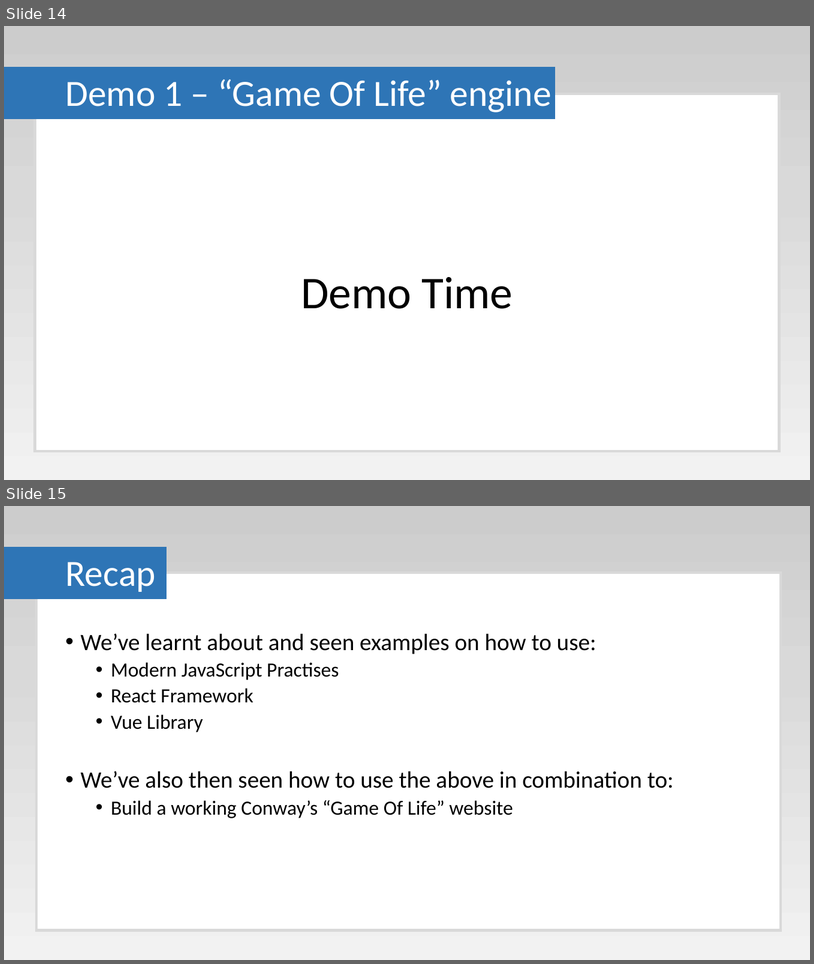
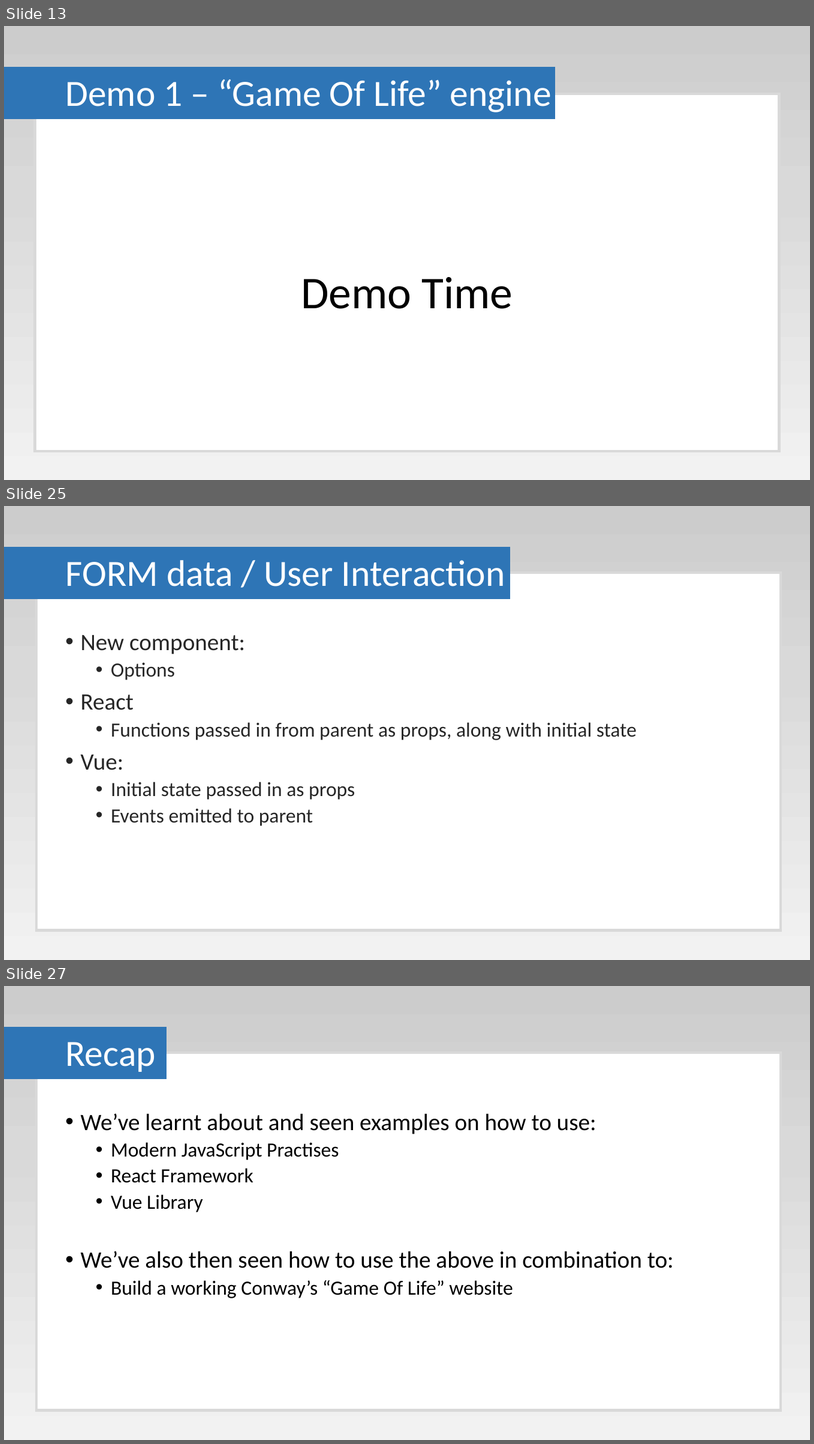
Before and after one commit to Paul-Hadfield/GameOfLife-Talk, a slide deck: Game Of Life Presentation.pptx. Shown one above the other, each under a label of ours: slides 14 and 15 before the commit, slides 13, 25 and 27 after it; the slides between them are not shown. The pictures are 814x964 and 814x1444 pixels, drawn with LibreOffice and Linux fonts; fonts in the diff are those of the drawing. Boxes give left, top, right and bottom in pixels: in the first picture for what was removed or moved away, otherwise in the second. Text is boxed around its words. In the diff, an @@ line names an element or a change of style, - is before the commit and + after.

```diff
--- a/Game Of Life Presentation.pptx
+++ b/Game Of Life Presentation.pptx
@@ slide 25 added at (4,506,810,960), background gradient #CCCCCC to #D9D9D9 to #F2F2F2 @@
@@ rectangle added at (4,547,510,598), fill #2E75B6, outline #2E75B6 1 pt @@
@@ rectangle added at (36,573,782,930), fill #FFFFFF, outline #D9D9D9 3 pt @@
@@ title added at (65,560,506,586), 44 pt, text #FFFFFF @@
+FORM data / User Interaction
@@ text added at (81,635,637,826), 24 pt, text #262626 @@
+• New component:
+  • Options
+• React
+  • Functions passed in from parent as props, along with initial state
+• Vue:
+  • Initial state passed in as props
+  • Events emitted to parent
@@ what was slide 14 is now slide 13 @@
@@ what was slide 15 is now slide 27 @@
```
Also in this commit, not shown: 2 slides changed, 11 other slides added.
